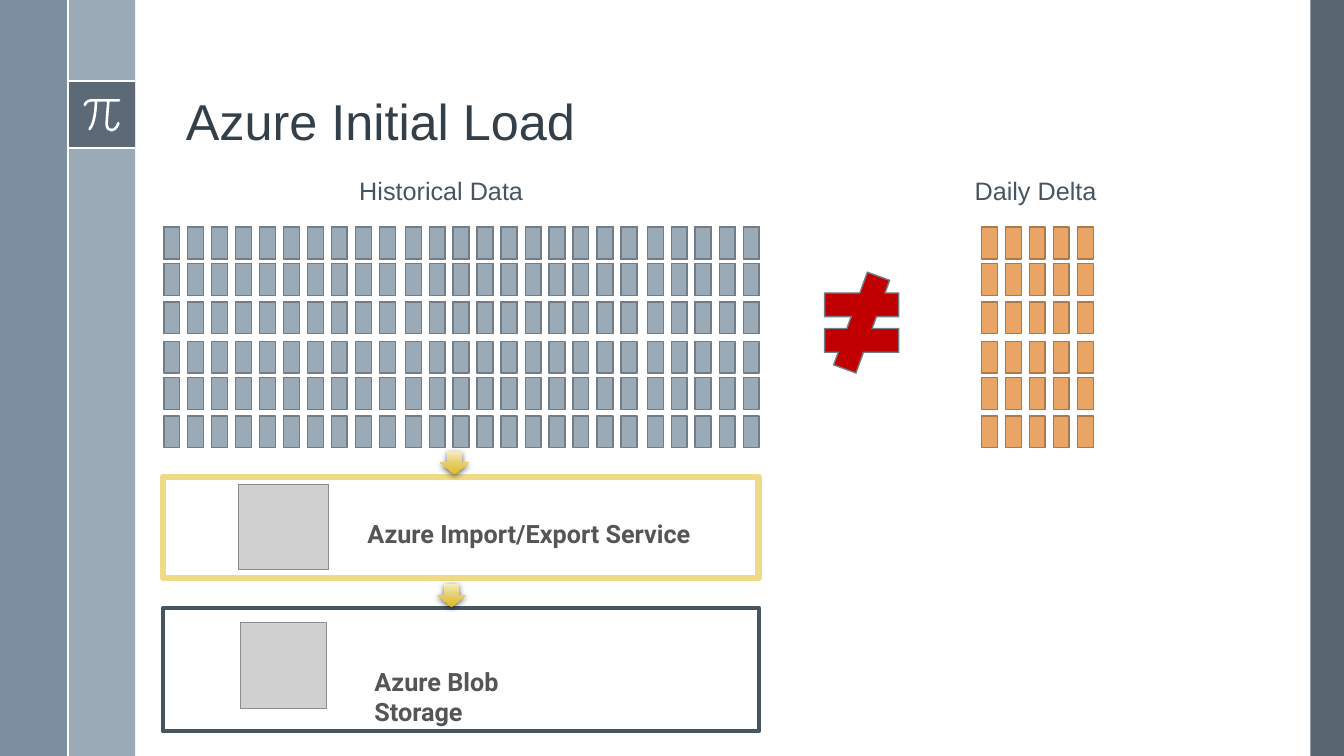
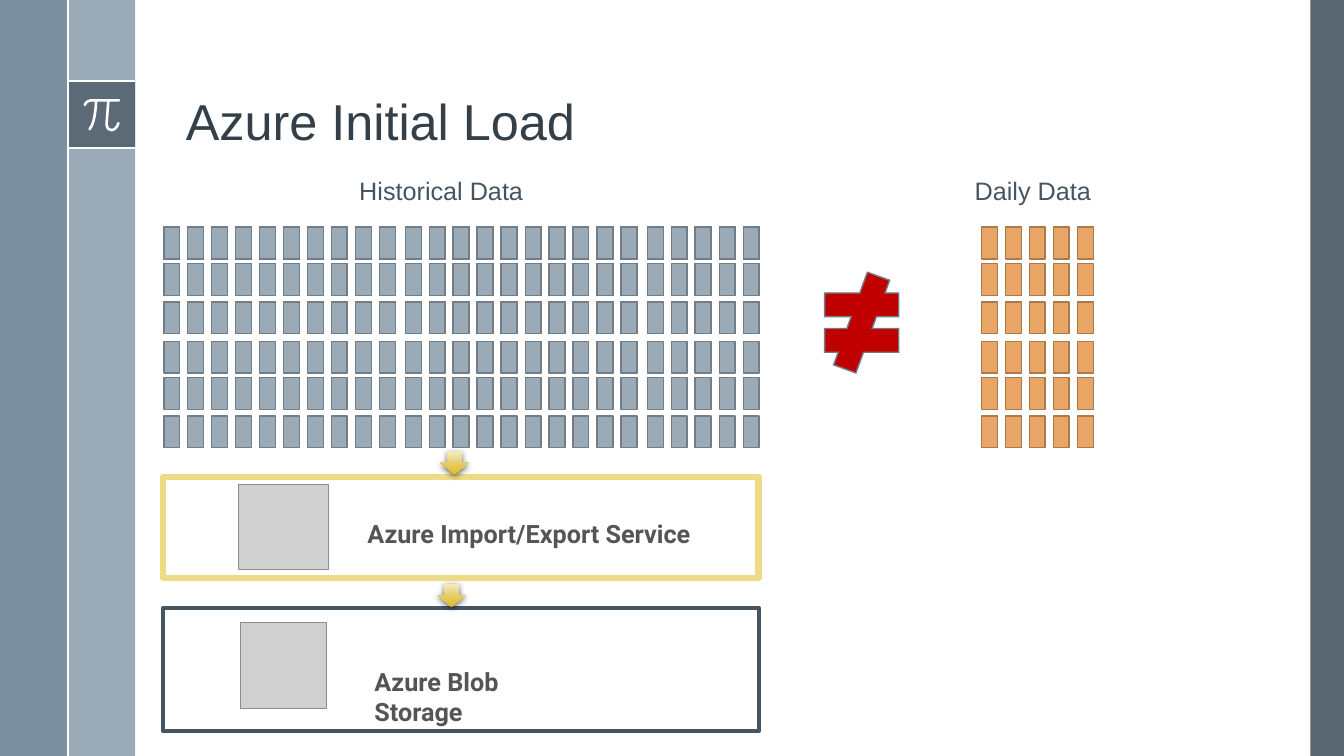
Before and after one commit to cloud4yourdata/demos, a slide deck: slide 12 of AzureAsBigDataPlatfom/Docs/AzureAsABigDataPlatfrom.pptx. Drawn at 1344x756 pixels with LibreOffice and Linux fonts; fonts in the diff are those of the drawing; grey boxes stand for pictures. Boxes give left, top, right and bottom in pixels: in the first picture for what was removed or moved away, otherwise in the second. Text is boxed around its words. In the diff, an @@ line names an element or a change of style, - is before the commit and + after.

```diff
--- a/AzureAsBigDataPlatfom/Docs/AzureAsABigDataPlatfrom.pptx
+++ b/AzureAsBigDataPlatfom/Docs/AzureAsABigDataPlatfrom.pptx
@@ text at bbox=[975, 181, 1091, 205]: text changed @@
-Daily Delta
+Daily Data
```
Also in this commit, not shown: 6 other slides changed, 5 other files.
